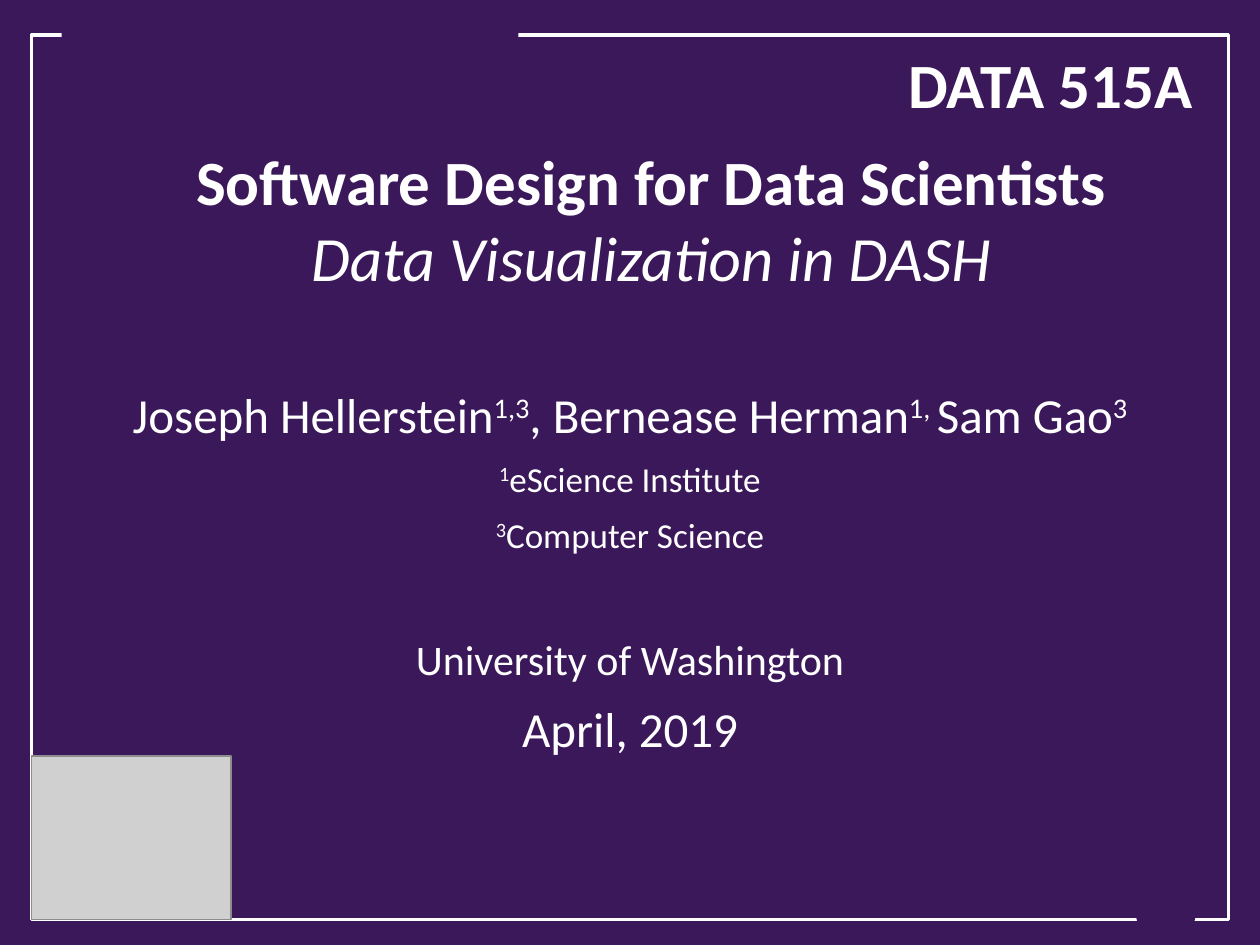
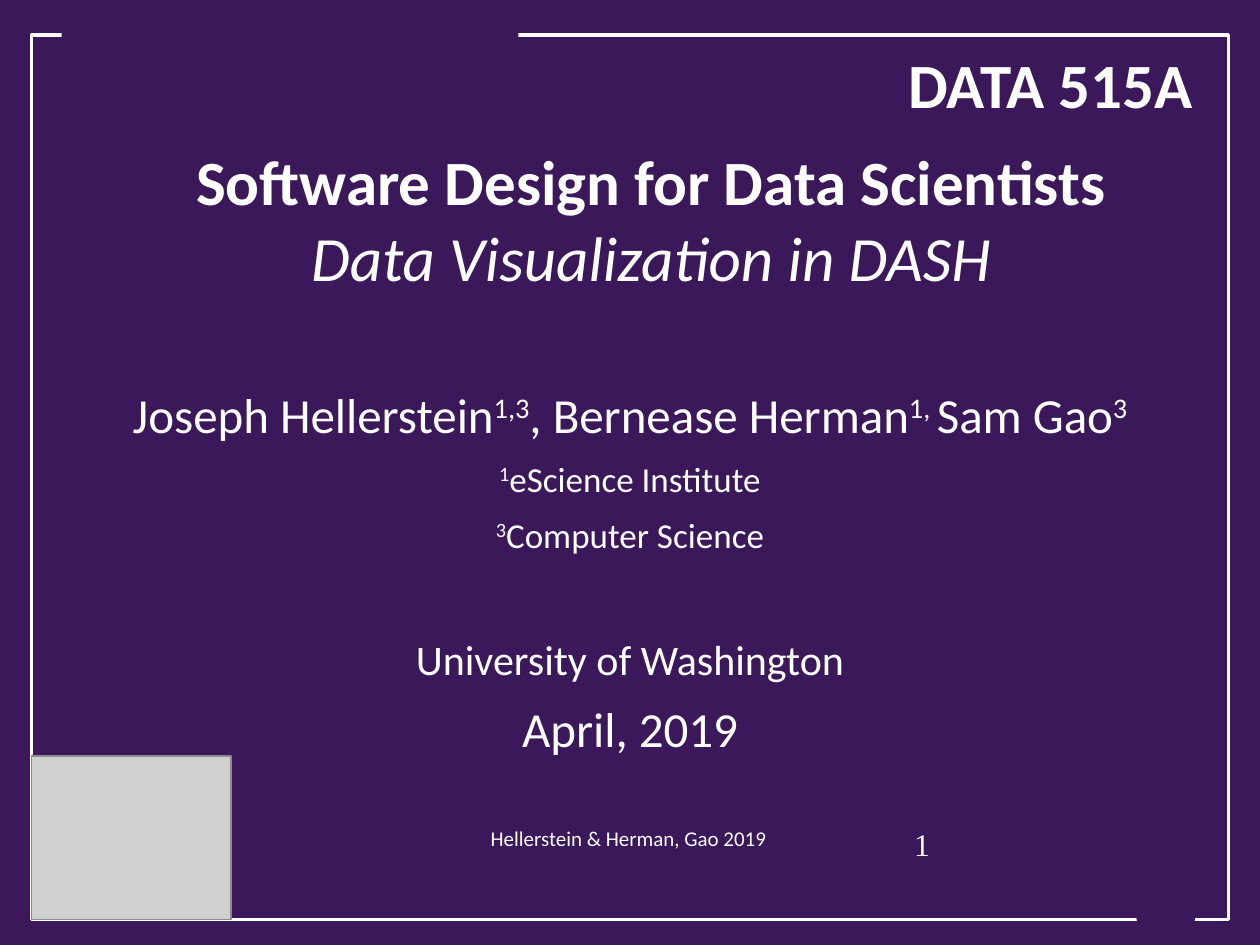
Before and after one commit to UWSEDS/LectureNotes, a slide deck: slide 1 of DASH_visualizations/DASH Visualizations.pptx. Drawn at 1260x945 pixels with LibreOffice and Linux fonts; fonts in the diff are those of the drawing; grey boxes stand for pictures; background and template pictures are left out. Boxes give left, top, right and bottom in pixels: in the first picture for what was removed or moved away, otherwise in the second. Text is boxed around its words. In the diff, an @@ line names an element or a change of style, - is before the commit and + after.

Commit message:
Slides update

```diff
--- a/DASH_visualizations/DASH Visualizations.pptx
+++ b/DASH_visualizations/DASH Visualizations.pptx
@@ text added at box(491, 831, 766, 849), 12 pt, text #FFFFFF @@
+Hellerstein & Herman, Gao 2019
@@ page number added at box(914, 835, 930, 856), 18 pt, text #FFFFFF @@
+1
```
Also in this commit, not shown: 5 slides added.
